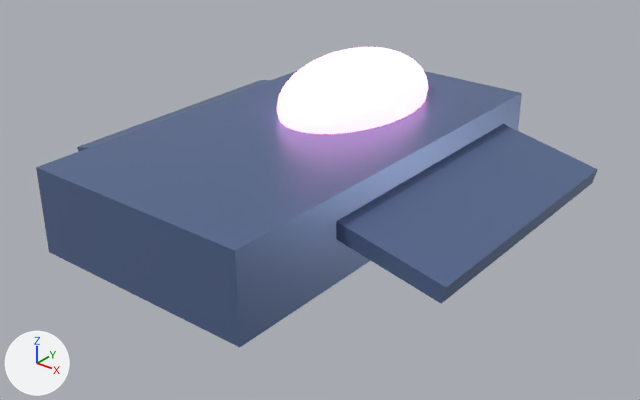
What one commit did to the glTF model public/game/models/astra_t1.glb.
Before and after are seen from a 50 mm lens placed at (2.51, -3.02, 1.72), pointed at (0.14, -0.05, -0.12). Every picture has the same lights, and +X, +Y and +Z are marked at lower left. Where no turn or scale is listed for an object, it has been applied to the vertices.

The older version as bpy lines, for what is in view:
```python
me_cube_142 = bpy.data.meshes.new('Cube.142')
me_cube_142.from_pydata(...)  # a box spanning x -0.5..0.5, y -0.5..0.5, z -0.5..0.5
me_cube_142.materials.append(mat_hull_007)  # blue #6176a0
me_cube_143 = bpy.data.meshes.new('Cube.143')
me_cube_143.from_pydata(...)  # a box spanning x -0.5..0.5, y -0.5..0.5, z -0.5..0.5
me_cube_143.materials.append(mat_hull_007)  # blue #6176a0
me_cube_144 = bpy.data.meshes.new('Cube.144')
me_cube_144.from_pydata(...)  # a box spanning x -0.5..0.5, y -0.5..0.5, z -0.5..0.5
me_cube_144.materials.append(mat_hull_007)  # blue #6176a0
ob_cube = bpy.data.objects.new('Cube', me_cube_142)
ob_cube.location = (0.0, 0.0, 0.0)
ob_cube.scale = (1.16, 2.16, 0.41)
ob_cube_001 = bpy.data.objects.new('Cube.001', me_cube_143)
ob_cube_001.location = (0.8, 0.2, 0.0)
ob_cube_001.rotation_euler = (0.0, 0.209, 0.0)  # degrees (0, 12, 0)
ob_cube_001.scale = (0.6, 1.4, 0.08)
ob_cube_002 = bpy.data.objects.new('Cube.002', me_cube_144)
ob_cube_002.location = (-0.8, 0.2, 0.0)
ob_cube_002.rotation_euler = (0.0, -0.209, 0.0)  # degrees (0, -12, 0)
ob_cube_002.scale = (0.6, 1.4, 0.08)
# also in view: 'Sphere' at (0.0, 0.4, 0.25)
```
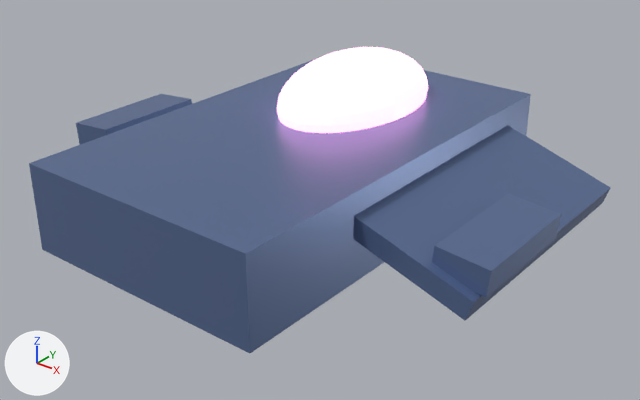
Where the change shows, as pixel boxes (x1, y1, x2, y2) in the pictures (640 x 400 px):
'Cube', rescaled (7% taller)
    before: (36, 71, 522, 347)
    after: (29, 58, 531, 353)
'Cube.001', turned, rescaled
    before: (336, 124, 598, 304)
    after: (353, 125, 611, 320)
'Cube.003', added (blue)
    after: (432, 194, 562, 297)
'Cube.004', added (blue)
    after: (76, 94, 192, 145)

Edits to the bpy script that builds the scene:
```text
Add me_cube_213:
    me_cube_213.from_pydata([(-0.119, -0.3, -0.071), (-0.13, -0.3, 0.049), (-0.119, 0.3, -0.071), (-0.13, 0.3, 0.049), (0.13, -0.3, -0.049), (0.119, -0.3, 0.071), (0.13, 0.3, -0.049), (0.119, 0.3, 0.071)], [], [(0, 1, 3), (0, 3, 2), (2, 3, 7), (2, 7, 6), (6, 7, 5), (6, 5, 4), (4, 5, 1), (4, 1, 0), (2, 6, 4), (2, 4, 0), (7, 3, 1), (7, 1, 5)])
    me_cube_213.materials.append(mat_hull_007)  # blue #6176a0
Add me_cube_212:
    me_cube_212.from_pydata([(-0.13, -0.3, -0.049), (-0.119, -0.3, 0.071), (-0.13, 0.3, -0.049), (-0.119, 0.3, 0.071), (0.119, -0.3, -0.071), (0.13, -0.3, 0.049), (0.119, 0.3, -0.071), (0.13, 0.3, 0.049)], [], [(0, 1, 3), (0, 3, 2), (2, 3, 7), (2, 7, 6), (6, 7, 5), (6, 5, 4), (4, 5, 1), (4, 1, 0), (2, 6, 4), (2, 4, 0), (7, 3, 1), (7, 1, 5)])
    me_cube_212.materials.append(mat_hull_007)  # blue #6176a0
Change ob_cube:
    ob_cube.scale: (1.16, 2.16, 0.41) -> (1.26, 2.16, 0.42)
Change ob_cube_001:
    ob_cube_001.rotation_euler: (0.0, 0.209, 0.0) -> (0.0, 0.314, 0.0)  # degrees (0, 12, 0) -> degrees (0, 18, 0)
    ob_cube_001.scale: (0.6, 1.4, 0.08) -> (0.8, 1.3, 0.1)
Add ob_cube_004:
    ob_cube_004 = bpy.data.objects.new('Cube.004', me_cube_213)
    ob_cube_004.location = (-1.1, -0.1, 0.0)
Add ob_cube_003:
    ob_cube_003 = bpy.data.objects.new('Cube.003', me_cube_212)
    ob_cube_003.location = (1.1, -0.1, 0.0)
```
